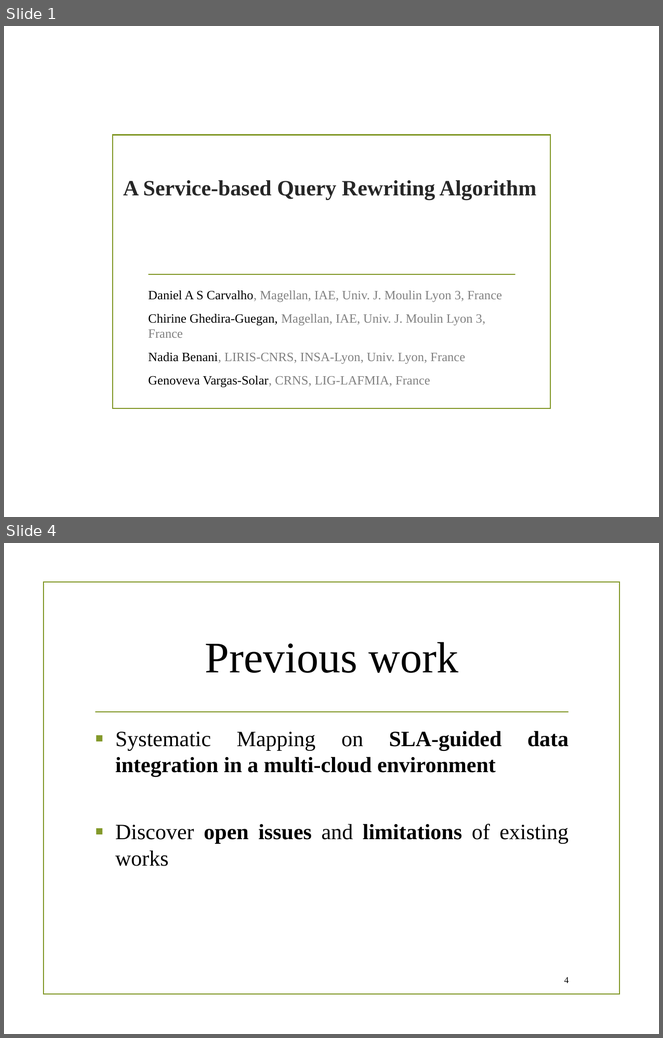
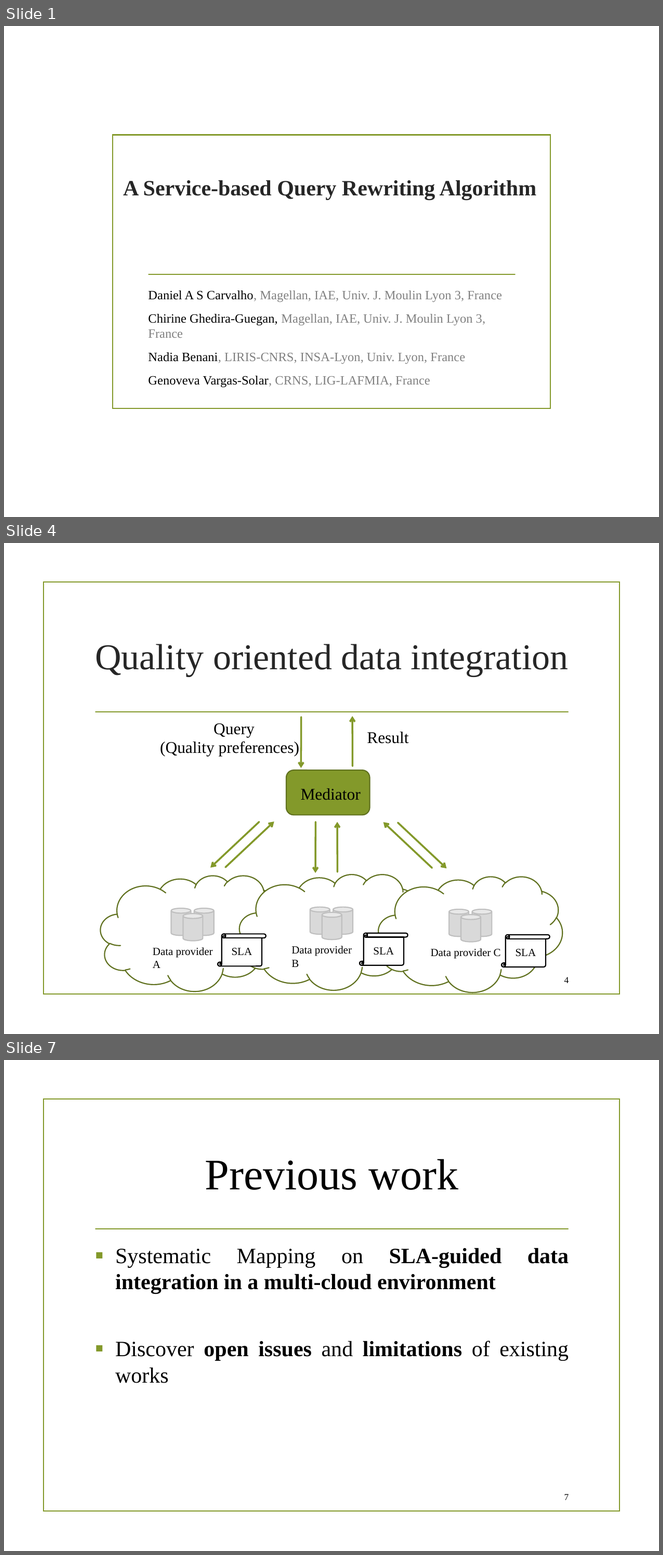
Before and after one commit to danielboni/DanielCarvalho-PhD, a slide deck: Presentations/Magellan/SI presentation 040216.pptx. Shown one above the other, each under a label of ours: slides 1 and 4 before the commit, slides 1, 4 and 7 after it; the slides between them are not shown. The pictures are 663x1038 and 663x1555 pixels, drawn with LibreOffice and Linux fonts; fonts in the diff are those of the drawing; background and template pictures are left out. Boxes give left, top, right and bottom in pixels: in the first picture for what was removed or moved away, otherwise in the second. Text is boxed around its words. In the diff, an @@ line names an element or a change of style, - is before the commit and + after.

```diff
--- a/Presentations/Magellan/SI presentation 040216.pptx
+++ b/Presentations/Magellan/SI presentation 040216.pptx
@@ slide 4 added at (4,543,659,1034), background picture (left out); not listed: 2 template elements that a slide beside it also shows @@
@@ title added at (95,644,569,677), 40 pt, text #262626 @@
+Quality oriented data integration
@@ text added at (214,723,255,737), 18 pt, text #000000 @@
+Query
@@ arrow added from (301, 717) to (301, 768), #83992A 2 pt @@
@@ arrow added from (352, 767) to (352, 716), #83992A 2 pt @@
@@ text added at (160,742,299,756), 18 pt, text #000000 @@
+(Quality preferences)
@@ text added at (367,732,409,744), 18 pt, text #000000 @@
+Result
@@ rounded rectangle added at (286,770,370,815), fill #83992A, outline #61711F 1.25 pt @@
@@ text added at (301,788,361,800), 18 pt, text #000000 @@
+Mediator
@@ arrow added from (259, 822) to (210, 868), #83992A 2 pt @@
@@ arrow added from (226, 867) to (274, 822), #83992A 2 pt @@
@@ arrow added from (316, 822) to (315, 873), #83992A 2 pt @@
@@ arrow added from (337, 872) to (337, 822), #83992A 2 pt @@
@@ arrow added from (432, 868) to (384, 822), #83992A 2 pt @@
@@ arrow added from (398, 823) to (447, 869), #83992A 2 pt @@
@@ vertical scroll added at (218,934,266,966), fill #FFFFFF, outline #000000 1.25 pt, 12 pt, text #000000 @@
+SLA
@@ vertical scroll added at (360,934,408,966), fill #FFFFFF, outline #000000 1.25 pt, 12 pt, text #000000 @@
+SLA
@@ vertical scroll added at (502,935,551,967), fill #FFFFFF, outline #000000 1.25 pt, 12 pt, text #000000 @@
+SLA
@@ group added at (100,875,563,992): 9 cylinders, 3 clouds, 3 texts @@
+Data provider A
+Data provider B
+Data provider C
@@ page number added at (565,977,569,983), 10 pt, text #000000 @@
+4
@@ what was slide 4 is now slide 7 @@
@@ page number at (565,1494,569,1500): text changed @@
-4
+7
```
Also in this commit, not shown: 2 slides changed, 2 other slides added.
